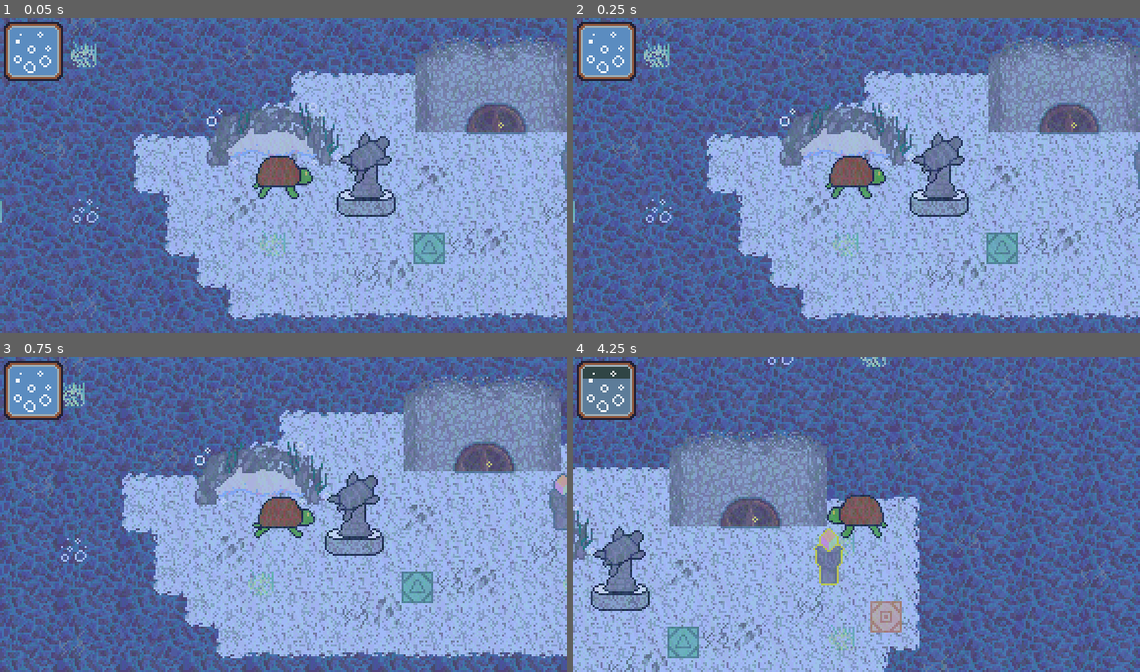
Above: before the commit, frames 1-4 (two rows, left to right).
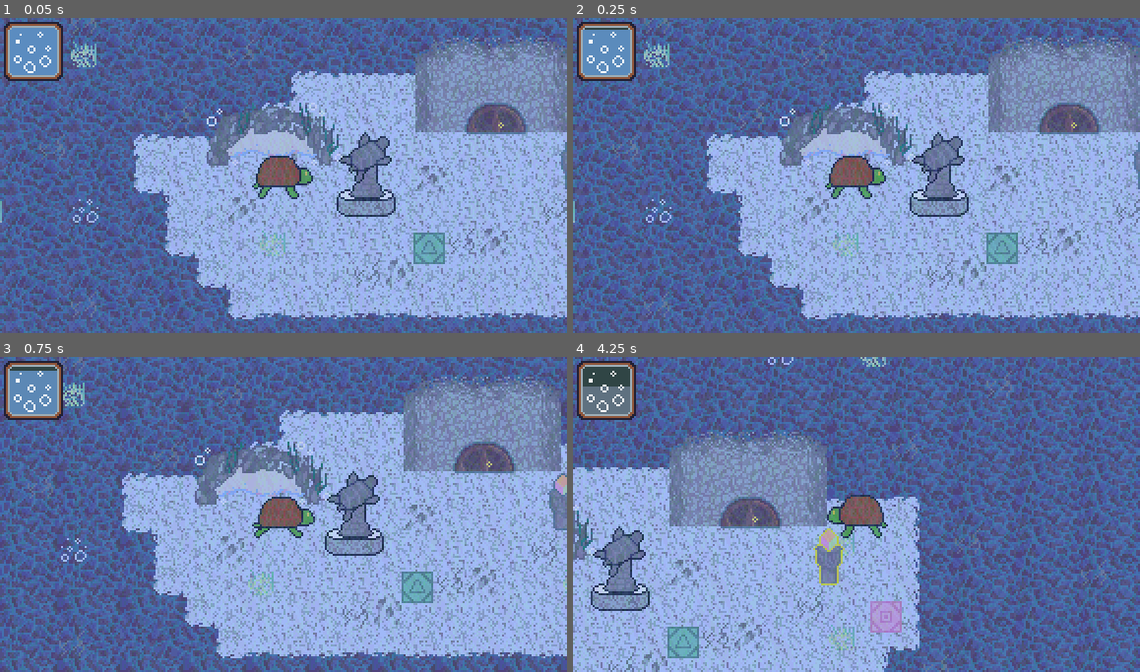
Above: after the commit, the same moments.

Repository: Tsunami014/Undersea
Game: Godot game, scene res://main.tscn
The game is run twice, just before and just after one commit, with the same random seed, the same clock (stepped at 60 frames per second) and the same inputs.
Inputs:
- Up to frame 1 (0.05 s): no input
- Up to frame 2 (0.25 s): no input
- Up to frame 3 (0.75 s): tap Enter (action) at 0.5, 0.6 s; hold Right (right) from 0.53 s (still down)
- Up to frame 4 (4.25 s): release Right (right) at 1.28 s; hold Down (down) 1.28-2.03 s; tap Enter (action) at 1.35, 2.3, 2.85, 3.6 s; hold Right (right) 2.03-2.78 s; tap Space (open_puzzle) at 2.1 s; hold Up (up) 2.78-3.53 s; hold Left (left) from 3.53 s (still down)

Frame 1 is identical in both runs. In frame 2, less than 0.1% of the frame differs, in the area x 2-10%, y 3-4%; in frame 3, 0.1%; in frame 4, 1.4%, in the area x 1-58%, y 6-88%.

Commit message:
Implemented reloading puzzle tiles!

Diff:
--- a/air.gd
+++ b/air.gd
@@ -13,3 +13,4 @@
 func _process(delta: float) -> void:
 	if inside:
 		%Player.air += delta * (airIncrease + %Player.airSpeed)
+		%Player.lastSafePos = %Player.global_position
--- a/pillar.gd
+++ b/pillar.gd
@@ -17,8 +17,12 @@
 func _setColour(col: Color):
 	set_instance_shader_parameter("outline_colour", col)
 
+func sortans(a: PuzzleTile, b: PuzzleTile) -> bool:
+	return a.idx < b.idx
+
 func _ready() -> void:
 	_on_body_exited(null, true)
+	ans.sort_custom(sortans)
 
 func _process(delta: float) -> void:
 	if inside:
--- a/player.gd
+++ b/player.gd
@@ -9,14 +9,21 @@
 
 @onready var puzzleobj = %Puzzle
 
+signal death()
+
+var lastSafePos: Vector2
+
 var puzzling = false
 var justclosed = false
 
 func _ready():
 	%Puzzle.visible = false
+	lastSafePos = global_position
 
 func die():
-	pass
+	air = 100.0
+	global_position = lastSafePos
+	death.emit()
 
 func _process(delta: float) -> void:
 	justclosed = false
--- a/prefabs/air.tscn
+++ b/prefabs/air.tscn
@@ -19,7 +19,7 @@
 [node name="Area2D" type="Area2D" parent="."]
 
 [node name="CollisionPolygon2D" type="CollisionPolygon2D" parent="Area2D"]
-polygon = PackedVector2Array(-28, -1, -30, 15, -27, 22, -19, 26, 2, 29, 14, 25, 22, 20, 24, 13, 11, -5)
+polygon = PackedVector2Array(-21, -3, -27, 9, 21, 9, 11, -5)
 
 [connection signal="body_entered" from="Area2D" to="." method="_on_body_entered"]
 [connection signal="body_exited" from="Area2D" to="." method="_on_body_exited"]
--- a/puztile.gd
+++ b/puztile.gd
@@ -14,14 +14,15 @@
 func _ready() -> void:
 	var tex = AtlasTexture.new()
 	tex.atlas = ATLAS
-	tex.region = Rect2(
+	texture = tex
+	reload()
+	%Player.connect("death", reload)
+
+func reload():
+	tile = order[randi_range(0, len(order)-1)]
+	texture.region = Rect2(
 		idx*16, getTile()*16, 16, 16
 	)
-	texture = tex
 
 func getTile() -> int:
 	return order.find(tile)
-
-# Called every frame. 'delta' is the elapsed time since the previous frame.
-func _process(delta: float) -> void:
-	pass
